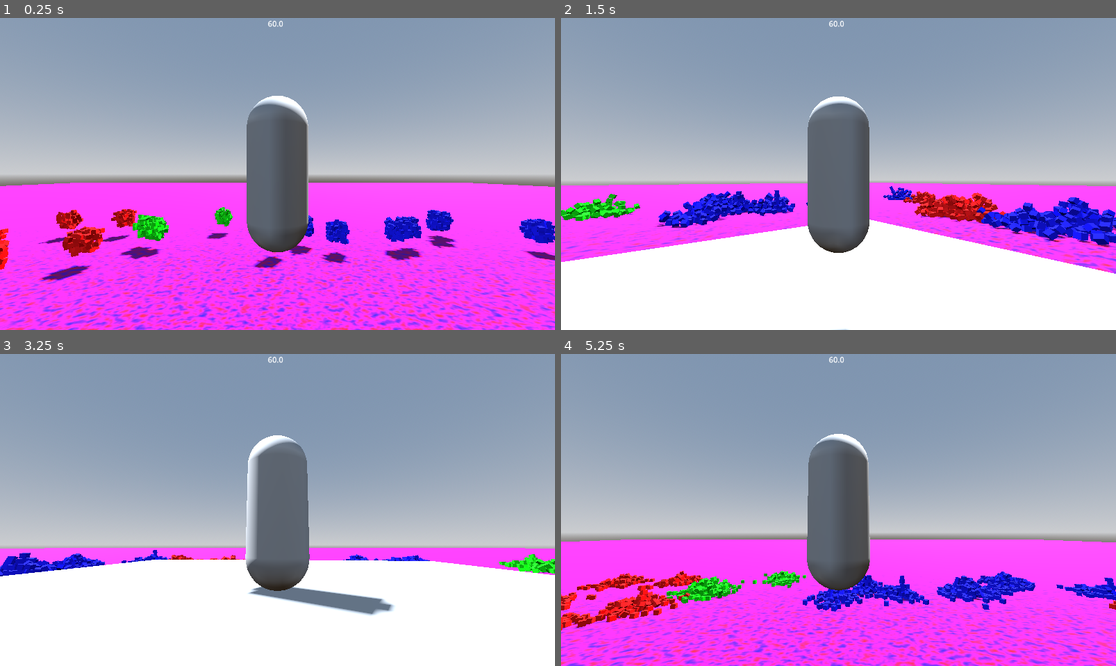
Above: before the commit, frames 1-4 (two rows, left to right).
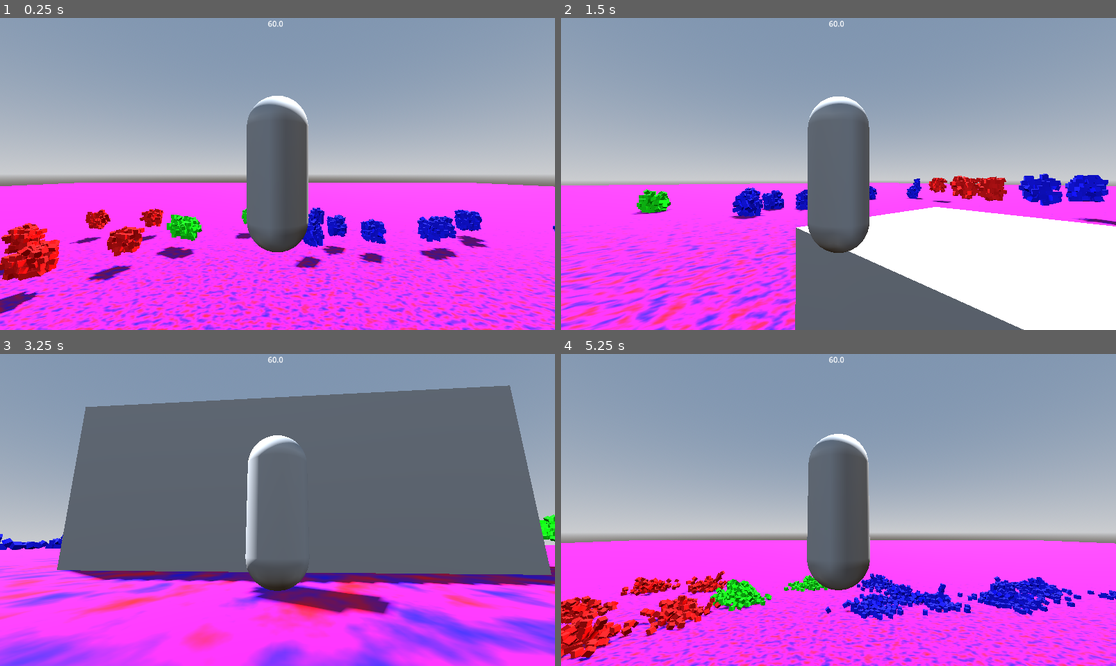
Above: after the commit, the same moments.

Repository: Jagdoggo/Trash-Mtash
Game: Godot game, scene res://world.tscn
Same seed, same stepped clock (60 frames per second), same inputs: the game is played once before the commit and once after it.
Inputs (mouse positions are in pixels of both pictures, inside the frame that each line leads up to):
- Up to frame 1 (0.25 s): no input
- Up to frame 2 (1.5 s): move the mouse to (866, 174) at 0.52 s; hold G (change active group left) from 0.53 s (still down); tap B (build) at 0.6, 1.35 s; tap Space (jump) at 0.77 s; tap Enter at 1.25 s; move the mouse to (810, 174) at 1.27 s
- Up to frame 3 (3.25 s): keep holding G (change active group left); tap Space (jump) at 1.52, 3.02 s; move the mouse to (288, 503) at 2.02 s; tap F (build part) at 2.1 s; tap B (build) at 2.3, 3.05 s; tap N (reset parent) at 2.75 s; move the mouse to (271, 516) at 2.77 s; tap Y (delete part) at 2.85 s
- Up to frame 4 (5.25 s): keep holding G (change active group left); move the mouse to (877, 513) at 3.52 s; tap V (drive) at 3.6 s; tap Space (jump) at 3.77, 4.52 s; tap B (build) at 3.8, 4.55 s; tap N (reset parent) at 4.25 s; move the mouse to (794, 506) at 4.27 s; tap Down (rotate +x) at 4.35 s; move the mouse to (844, 510) at 5.02 s; tap Right (rotate +y) at 5.1 s

The runs differ from the first frame. In frame 1, 22% of the frame differs, in the area x 0-100%, y 52-100%; in frame 2, 30%; in frame 3, 73%, in the area x 0-100%, y 10-100%; in frame 4, 19%.

Commit message:
Trash persistence, wheel suspension & spawn fixes
Multiple gameplay and physics tweaks:

- Enable trash contact monitoring and add VisibleOnScreenEnabler3D to frame, mechanical and wheel trash scenes so collisions can be detected and visibility handled.
- Add protected_from_despawn flag to Trash and mark trash as protected when it freezes or when collided with a Vehicle; magnet now marks picked-up bodies as protected when applicable.
- Adjust world startup position (player x offset) and prevent despawning of protected trash inside chunks by reparenting them before chunk free.
- Change wheel configs to use suspension_stiffness (25.88) instead of wheel_rest_length.
- Increase vehicle spawn height in mtash_man from +2 to +4 and tweak builder part_limits.

These changes ensure trash picked up or interacting with vehicles isn't removed during chunk recycling, improve wheel suspension parameters, and correct spawn/visibility behavior.

Diff:
--- a/builder.tscn
+++ b/builder.tscn
@@ -43,7 +43,7 @@
 [node name="Builder" type="Node3D" unique_id=667126995]
 script = ExtResource("1_h1ki1")
 blocks = Array[PackedScene]([ExtResource("3_nebbf"), ExtResource("4_h00wr"), ExtResource("5_ucbhk"), ExtResource("5_gtodl"), ExtResource("6_3uvuy"), ExtResource("7_u3nas"), ExtResource("8_ewt2b"), ExtResource("9_ewt2b")])
-part_limits = Array[int]([4, 2, 2, 0, 1, 0, 0, 0])
+part_limits = Array[int]([4, 2, 2, 0, 1, 0, 0, 1])
 
 [node name="Preview" parent="." unique_id=204736288 instance=ExtResource("2_clihi")]
 
--- a/frame_trash.tscn
+++ b/frame_trash.tscn
@@ -13,6 +13,8 @@
 size = Vector3(0.5, 0.5, 0.5)
 
 [node name="Frame Trash" type="RigidBody3D" unique_id=401982828]
+contact_monitor = true
+max_contacts_reported = 1
 script = ExtResource("1_l5j2p")
 trash_type_id = "frame"
 
@@ -21,3 +23,5 @@
 
 [node name="MeshInstance3D" type="MeshInstance3D" parent="." unique_id=1978782143]
 mesh = SubResource("BoxMesh_4b83a")
+
+[node name="VisibleOnScreenEnabler3D" type="VisibleOnScreenEnabler3D" parent="." unique_id=1356422586]
--- a/magnet.gd
+++ b/magnet.gd
@@ -24,6 +24,9 @@
 
 func _on_pickup_body_entered(body: Node3D) -> void:
 	if body is RigidBody3D and body is not VehicleBody3D and active and not is_picking_up:
+		if body.has_method("collided"):
+			print("mag")
+			body.protected_from_despawn = true
 		is_picking_up = true
 		body.freeze = true
 
--- a/mechanical_trash.tscn
+++ b/mechanical_trash.tscn
@@ -13,6 +13,8 @@
 size = Vector3(0.5, 0.5, 0.5)
 
 [node name="Mechanical Trash" type="RigidBody3D" unique_id=401982828]
+contact_monitor = true
+max_contacts_reported = 1
 script = ExtResource("1_7xl48")
 trash_type_id = "mechanical"
 
@@ -21,3 +23,5 @@
 
 [node name="MeshInstance3D" type="MeshInstance3D" parent="." unique_id=2011521055]
 mesh = SubResource("BoxMesh_7xl48")
+
+[node name="VisibleOnScreenEnabler3D" type="VisibleOnScreenEnabler3D" parent="." unique_id=1737475912]
--- a/mtash_man.gd
+++ b/mtash_man.gd
@@ -40,7 +40,7 @@
 			vehicle.player = self
 			vehicle.parented_parts = builder.vehicle.parented_parts
 			vehicle.reparented_parts = builder.vehicle.reparented_parts
-			vehicle.position = Vector3(position.x,position.y + 2,position.z)
+			vehicle.position = Vector3(position.x,position.y + 4,position.z)
 			if not vehicle.cam:
 				vehicle.cam = vehicle.get_node("Camera Arm/Cam")
 			if not vehicle.camera_arm:
--- a/trash.gd
+++ b/trash.gd
@@ -2,6 +2,13 @@
 class_name Trash
 
 @export var trash_type_id : String = ""
+@export var protected_from_despawn : bool = false
 
 func _ready() -> void:
-	sleeping = true
+	connect("body_entered",collided)
+	if freeze:
+		protected_from_despawn = true
+
+func collided(body : Node) -> void:
+	if body is VehicleBody3D:
+		protected_from_despawn = true
--- a/wheel(steer).tscn
+++ b/wheel(steer).tscn
@@ -13,7 +13,7 @@
 use_as_traction = true
 use_as_steering = true
 wheel_radius = 0.6
-wheel_rest_length = 0.35
+suspension_stiffness = 25.88
 
 [node name="MeshInstance3D" type="MeshInstance3D" parent="." unique_id=670048899]
 transform = Transform3D(-4.371139e-08, 1, 0, -1, -4.371139e-08, 0, 0, 0, 1, 0, 0, 0)
--- a/wheel.tscn
+++ b/wheel.tscn
@@ -8,7 +8,7 @@
 [node name="Wheel" type="VehicleWheel3D" unique_id=376329292]
 use_as_traction = true
 wheel_radius = 0.6
-wheel_rest_length = 0.35
+suspension_stiffness = 25.88
 
 [node name="MeshInstance3D" type="MeshInstance3D" parent="." unique_id=958678714]
 transform = Transform3D(-4.371139e-08, 1, 0, -1, -4.371139e-08, 0, 0, 0, 1, 0, 0, 0)
--- a/wheel_trash.tscn
+++ b/wheel_trash.tscn
@@ -13,6 +13,8 @@
 size = Vector3(0.5, 0.5, 0.5)
 
 [node name="Wheel Trash" type="RigidBody3D" unique_id=401982828]
+contact_monitor = true
+max_contacts_reported = 1
 script = ExtResource("1_yafw5")
 trash_type_id = "wheel"
 
@@ -21,3 +23,5 @@
 
 [node name="MeshInstance3D" type="MeshInstance3D" parent="." unique_id=879419339]
 mesh = SubResource("BoxMesh_yafw5")
+
+[node name="VisibleOnScreenEnabler3D" type="VisibleOnScreenEnabler3D" parent="." unique_id=1943839157]
--- a/world.gd
+++ b/world.gd
@@ -14,8 +14,8 @@
 var current_player_chunk : Vector2i = Vector2i(999999, 999999)
 
 func _ready() -> void:
-	player.position.x = chunk_size / 2
-	player.position.z = chunk_size / 2
+	player.position.x = (chunk_size / 2) - 5
+	player.position.z = (chunk_size / 2)
 	$"Recycling Centre".position.x = chunk_size / 2
 	$"Recycling Centre".position.z = chunk_size / 2
 	update_chunks()
@@ -76,5 +76,11 @@
 func despawn_chunk(chunk: Vector2i) -> void:
 	if !loaded_chunks.has(chunk):
 		return
+	for trash in loaded_chunks[chunk].get_children():
+		var distx = abs(trash.position.x-player.position.x)
+		var distz = abs(trash.position.z-player.position.z)
+		var dist = distx + distz
+		if trash.protected_from_despawn and dist < chunk_size:
+			trash.reparent(self)
 	loaded_chunks[chunk].queue_free()
 	loaded_chunks.erase(chunk)
